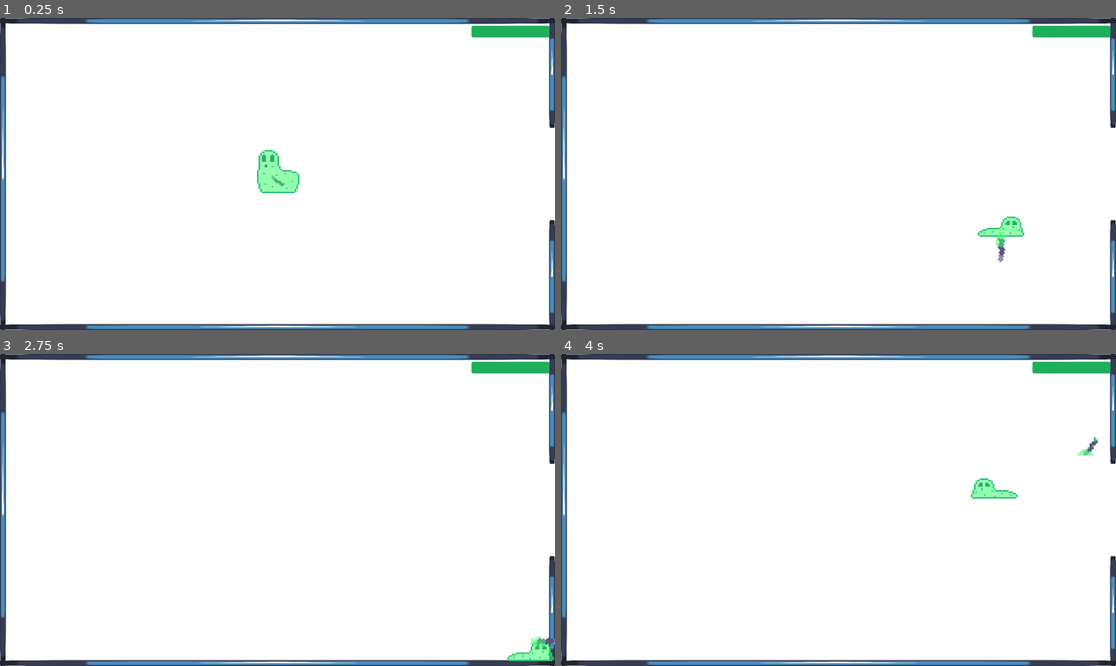
Above: before the commit, frames 1-4 (two rows, left to right).
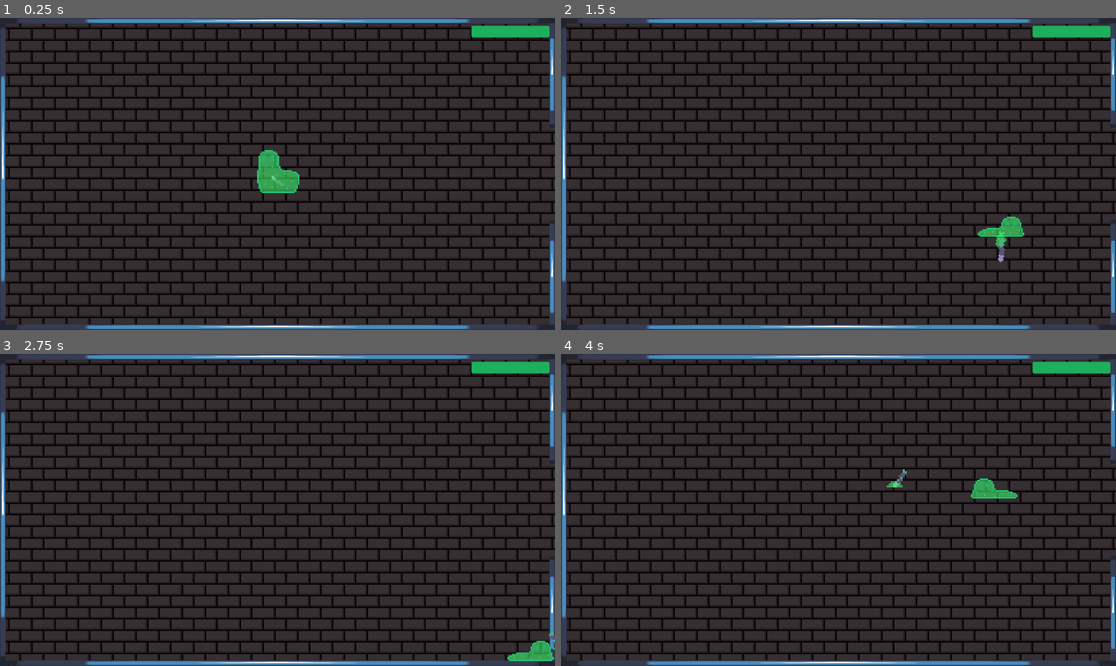
Above: after the commit, the same moments.

Repository: webermael/Informatikprojekt
Game: Godot game, scene res://Game.tscn
Two runs of this game, one before a commit and one after it. Both use one fixed random seed, a clock stepped at 60 frames per second and the inputs below. The engine's default icon, where the game draws it, is replaced by a stand-in: a white triangle on a blue panel in a dark square.
Inputs:
- Up to frame 1 (0.25 s): no input
- Up to frame 2 (1.5 s): tap Enter at 0.5 s; hold Right (ui_right) 0.53-1.28 s; hold Z (ui_ranged_attack) 0.53-1.28 s; hold Down (ui_down) from 1.28 s (still down); tap Z (ui_ranged_attack) at 1.35 s
- Up to frame 3 (2.75 s): release Down (ui_down) at 2.03 s; hold Right (ui_right) from 2.03 s (still down); hold Z (ui_ranged_attack) from 2.03 s (still down)
- Up to frame 4 (4 s): tap Space at 2.75 s; release Right (ui_right) at 2.78 s; release Z (ui_ranged_attack) at 2.78 s; hold Up (ui_up) 2.78-3.53 s; tap Z (ui_ranged_attack) at 2.85 s; hold Left (ui_left) from 3.53 s (still down); hold Z (ui_ranged_attack) from 3.53 s (still down)

The runs differ from the first frame. In frame 1, 94% of the frame differs, in the area x 0-100%, y 0-100%; in frame 2, 94%; in frame 3, 94%; in frame 4, 94%.

Commit message:
new background + ranged ERROR fix

Diff:
--- a/Environment/Room/Room.gd
+++ b/Environment/Room/Room.gd
@@ -4,6 +4,8 @@
 var enemy_pool = [preload("res://Enemies/Roller/Roller.tscn"), preload("res://Enemies/Dasher/Dasher.tscn")]
 var walls_placed = {0 : false, 1 : false, 2 : false, 3 : false}
 var enemies_in_room = Array ()
+var floor_shift = Vector2 (randi() % 80, randi() % 40)
+var floor_color = Color8(randi() % 150, randi() % 150, randi() % 150, 255)
 
 @onready var spawnpoints = [$Spawnpoint1, $Spawnpoint2, $Spawnpoint3, $Spawnpoint4, $Spawnpoint5]
 
@@ -67,6 +69,8 @@
 	if body.is_in_group("Player"):
 		$/root/Game/RoomCamera.global_position = $CameraCenter.global_position
 		get_parent().current_room = self
+		body.get_node("Background").get_node("Background").offset = floor_shift
+		body.get_node("Background").get_node("Overlay").modulate = floor_color
 		if enemies_in_room.size() > 0:
 			get_parent().room_entered.emit()
 		for enemy in enemies_in_room:
--- a/Game.gd
+++ b/Game.gd
@@ -5,7 +5,6 @@
 
 func change_song(delta, song, low_song, fade = 80, instant = false, stream_player = $Normal, not_stream_player = $Low):
 	if not instant and $Normal.stream != song and stream_player.volume_db <= 0:
-		print(stream_player.stream == song, stream_player.volume_db)
 		if stream_player.volume_db <= -40 and $Normal.stream != song:
 			$Normal.stream = song
 			$Normal.play(0)
@@ -16,11 +15,8 @@
 		elif stream_player.volume_db > 0:
 			stream_player.volume_db = 0
 		else:
-			print(stream_player.volume_db)
 			stream_player.volume_db -= delta * fade
-			print(stream_player.volume_db)
 	elif instant and $Normal.stream != song:
-		print(in_cleared_room, $Player.health, stream_player == $Low)
 		$Normal.stream = song
 		$Normal.play(0)
 		$Low.stream = low_song
--- a/Player/Player.gd
+++ b/Player/Player.gd
@@ -77,10 +77,10 @@
 func shoot():
 	if Input.is_action_pressed("ui_ranged_attack") and bullet_ready:
 		$ShootingPivot.rotation = last_movement
-		var Bullet = preload("res://Player/weapons/Bullet/Bullet.tscn").instantiate()
-		Bullet.global_position = $ShootingPivot/ShootingPoint.global_position
-		Bullet.rotation = $ShootingPivot.rotation
-		$/root/Game.add_child(Bullet)
+		var bullet = preload("res://Player/weapons/Bullet/Bullet.tscn").instantiate()
+		bullet.global_position = $ShootingPivot/ShootingPoint.global_position
+		bullet.rotation = $ShootingPivot.rotation
+		$/root/Game.add_child(bullet)
 		hit_enemy = false
 		bullet_ready = false
 		$BulletCooldown.start()
--- a/Player/Player.tscn
+++ b/Player/Player.tscn
@@ -1,8 +1,9 @@
-[gd_scene load_steps=7 format=3 uid="uid://yja5fgu07w0"]
+[gd_scene load_steps=8 format=3 uid="uid://yja5fgu07w0"]
 
 [ext_resource type="Script" path="res://Player/Player.gd" id="1_kl8id"]
 [ext_resource type="PackedScene" uid="uid://bfhg3wvtl1jcy" path="res://Player/weapons/Stab/Stab.tscn" id="2_gs0qt"]
 [ext_resource type="Texture2D" uid="uid://dlkimvmlr16ey" path="res://Player/Slime full.png" id="3_cwi6v"]
+[ext_resource type="Texture2D" uid="uid://c0ugcy18t3cm6" path="res://Environment/Tile Background.png" id="4_lleov"]
 
 [sub_resource type="CircleShape2D" id="CircleShape2D_wgqdj"]
 radius = 64.0
@@ -58,18 +59,17 @@
 [node name="Background" type="CanvasLayer" parent="."]
 layer = -10
 
-[node name="ColorRect" type="ColorRect" parent="Background"]
-anchors_preset = 8
-anchor_left = 0.5
-anchor_top = 0.5
-anchor_right = 0.5
-anchor_bottom = 0.5
-offset_left = -980.0
-offset_top = -560.0
-offset_right = 980.0
-offset_bottom = 560.0
-grow_horizontal = 2
-grow_vertical = 2
+[node name="Background" type="Sprite2D" parent="Background"]
+position = Vector2(960, 540)
+scale = Vector2(0.5, 0.5)
+texture = ExtResource("4_lleov")
+
+[node name="Overlay" type="ColorRect" parent="Background"]
+offset_left = -38.0
+offset_top = -12.0
+offset_right = 1959.0
+offset_bottom = 1101.0
+color = Color(0.235294, 0.235294, 0.235294, 0.313726)
 
 [node name="UI_Layer" type="CanvasLayer" parent="."]
 layer = 10
--- a/Player/weapons/Bullet/Bullet.gd
+++ b/Player/weapons/Bullet/Bullet.gd
@@ -12,7 +12,7 @@
 		landed_bullet.global_position = global_position
 		if direction > 0:
 			landed_bullet.flip_v = true
-		$/root/Game.add_child(landed_bullet)
+		$/root/Game.call_deferred("add_child", landed_bullet)
 		queue_free()
 
 
--- a/Player/weapons/Bullet/landed_bullet.tscn
+++ b/Player/weapons/Bullet/landed_bullet.tscn
@@ -4,7 +4,7 @@
 [ext_resource type="Script" path="res://Player/weapons/Bullet/landed_bullet.gd" id="2_ftj87"]
 
 [sub_resource type="CircleShape2D" id="CircleShape2D_b38px"]
-radius = 64.4981
+radius = 104.899
 
 [node name="LandedSprite" type="Sprite2D"]
 position = Vector2(1.54972e-06, -22)
Binary file added: Environment/Tile Background.png
Not shown, added: Environment/Tile Background.png.import
